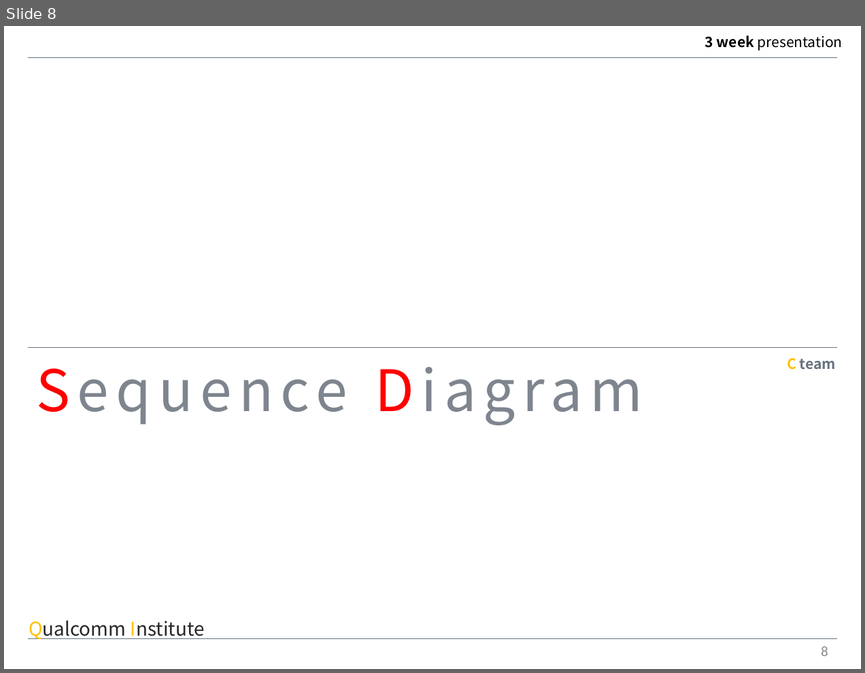
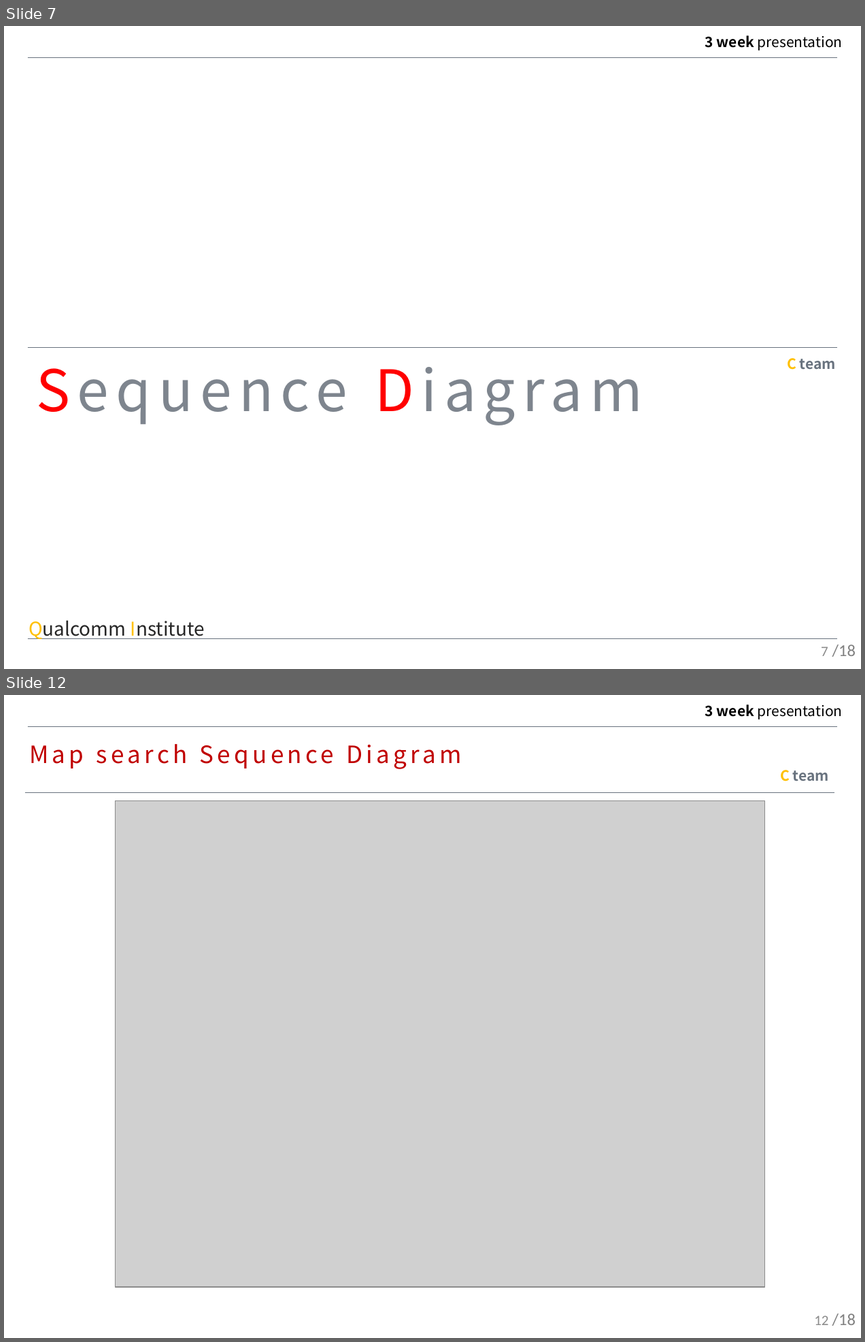
Before and after one commit to MAENGSOOHOON/summer2017IoT, a slide deck: 3week/ppt/3week.pptx. Shown one above the other, each under a label of ours: slide 8 before the commit, slides 7 and 12 after it; the slides between them are not shown. The pictures are 865x673 and 865x1342 pixels, drawn with LibreOffice and Linux fonts; fonts in the diff are those of the drawing; grey boxes stand for pictures. Boxes give left, top, right and bottom in pixels: in the first picture for what was removed or moved away, otherwise in the second. Text is boxed around its words. In the diff, an @@ line names an element or a change of style, - is before the commit and + after.

```diff
--- a/3week/ppt/3week.pptx
+++ b/3week/ppt/3week.pptx
@@ slide 12 added at (4, 695, 861, 1338), background #FFFFFF; not listed: 2 template elements that a slide beside it also shows @@
@@ text added at (29, 744, 462, 769), 20 pt, text #C00000 @@
+Map search Sequence Diagram
@@ text added at (780, 770, 829, 781), 12 pt, text #68727E, bold @@
+C team
@@ line added from (24, 793) to (834, 793), #68727E 0.25 pt @@
@@ picture added at (116, 800, 765, 1286) @@
@@ page number added at (814, 1315, 828, 1325), 12 pt, text #8C8C8C @@
+12
@@ text added at (832, 1313, 855, 1325), 14 pt, text #808080 @@
+/18
@@ what was slide 8 is now slide 7 @@
@@ slide 7 changed as well @@
@@ page number at (821, 646, 828, 656): text changed @@
-8
+7
@@ text added at (832, 644, 855, 656), 14 pt, text #808080 @@
+/18
```
Also in this commit, not shown: 6 other slides changed, 10 other slides added, 5 slides removed, 2 other files.
